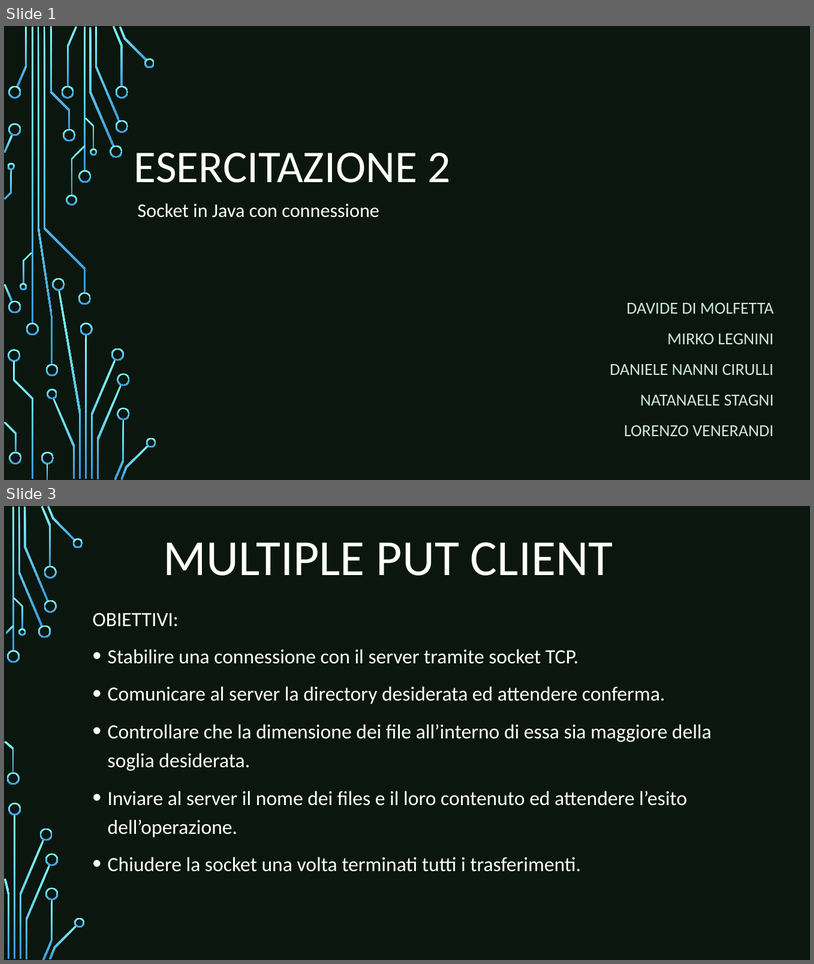
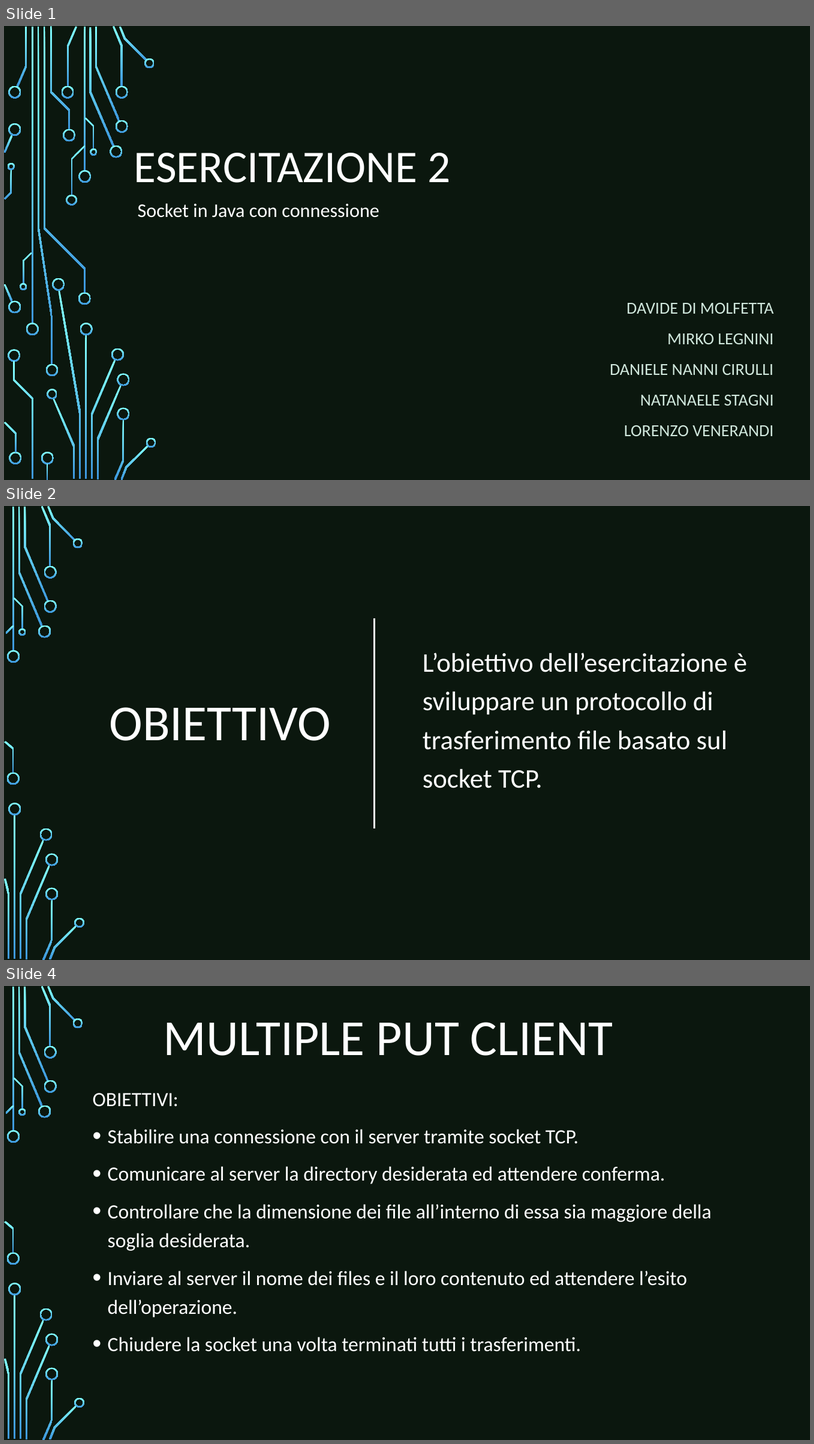
Before and after one commit to FlippaFloppa/Reti-di-Calcolatori-gruppo-Lore, a slide deck: Esercitazione_2/esercitazione2.pptx. Shown one above the other, each under a label of ours: slides 1 and 3 before the commit, slides 1, 2 and 4 after it; the slides between them are not shown. The pictures are 814x964 and 814x1444 pixels, drawn with LibreOffice and Linux fonts; fonts in the diff are those of the drawing; background and template pictures are left out. Boxes give left, top, right and bottom in pixels: in the first picture for what was removed or moved away, otherwise in the second. Text is boxed around its words. In the diff, an @@ line names an element or a change of style, - is before the commit and + after.

```diff
--- a/Esercitazione_2/esercitazione2.pptx
+++ b/Esercitazione_2/esercitazione2.pptx
@@ slide 2 added at (4,506,810,960), background picture (left out); not listed: 17 template elements that a slide beside it also shows @@
@@ rectangle added at (4,506,810,960), fill #0B170E @@
@@ line added from (374, 618) to (374, 828), #FFFFFF 1.75 pt @@
@@ text added at (423,652,747,788), 32 pt, text #FFFFFF @@
+L’obiettivo dell’esercitazione è sviluppare un protocollo di trasferimento file basato sul socket TCP.
@@ title added at (110,707,331,741), 60 pt, text #FFFFFF @@
+OBIETTIVO
@@ group added at (4,506,84,960): 24 freeform shapes, 2 rectangles @@
@@ what was slide 3 is now slide 4 @@
```
Also in this commit, not shown: 4 slides changed, 3 other slides added, 2 slides removed.
